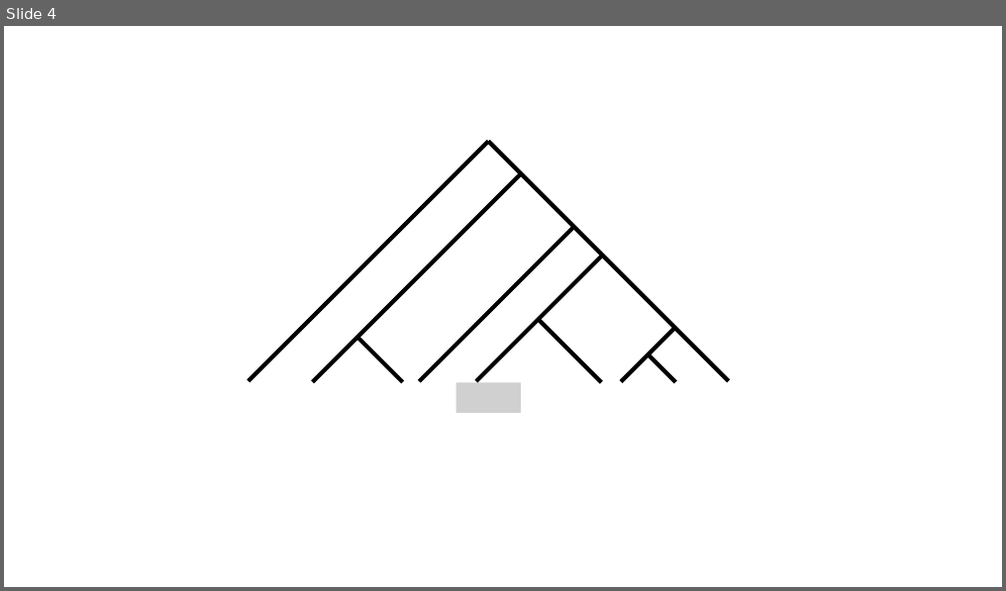
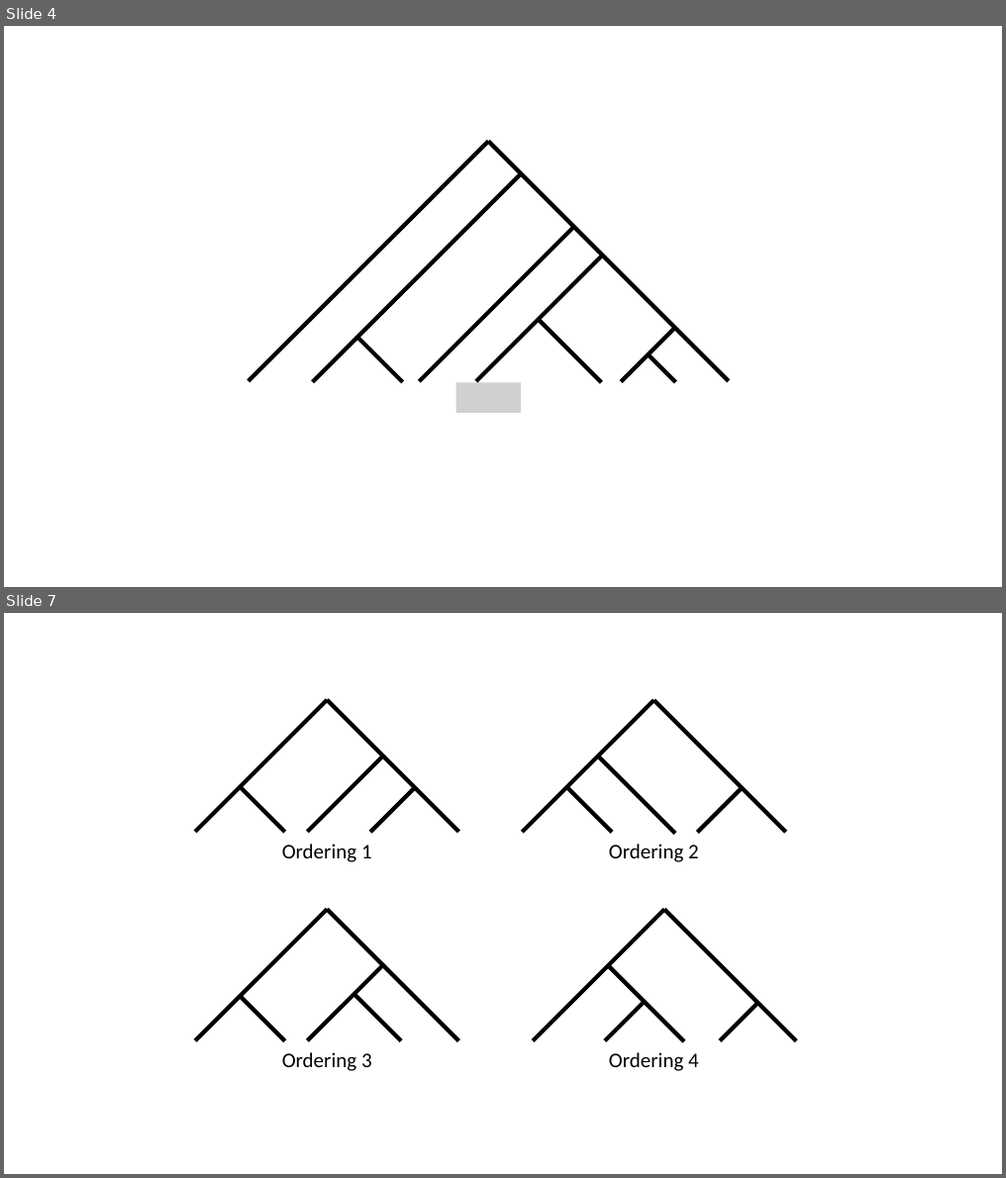
Before and after one commit to niemasd/Dual-Birth-Model, a slide deck: figures/FOR_PAPER/model_figures.pptx. Shown one above the other, each under a label of ours: slide 4 before the commit, slides 4 and 7 after it; the slides between them are not shown. The pictures are 1006x591 and 1006x1178 pixels, drawn with LibreOffice and Linux fonts; fonts in the diff are those of the drawing; grey boxes stand for pictures. Boxes give left, top, right and bottom in pixels: in the first picture for what was removed or moved away, otherwise in the second. Text is boxed around its words. In the diff, an @@ line names an element or a change of style, - is before the commit and + after.

```diff
--- a/figures/FOR_PAPER/model_figures.pptx
+++ b/figures/FOR_PAPER/model_figures.pptx
@@ slide 7 added at (4,613,1002,1174), background #FFFFFF @@
@@ line added from (195, 832) to (327, 700), #000000 4 pt @@
@@ line added from (327, 700) to (459, 832), #000000 4 pt @@
@@ line added from (522, 833) to (653, 700), #000000 4 pt @@
@@ line added from (653, 700) to (785, 833), #000000 4 pt @@
@@ line added from (307, 832) to (384, 755), #000000 4 pt @@
@@ line added from (597, 756) to (675, 833), #000000 4 pt @@
@@ line added from (241, 787) to (285, 833), #000000 4 pt @@
@@ line added from (371, 833) to (415, 787), #000000 4 pt @@
@@ line added from (567, 787) to (612, 833), #000000 4 pt @@
@@ line added from (697, 833) to (743, 787), #000000 4 pt @@
@@ text added at (282,844,372,862), 20 pt, text #000000 @@
+Ordering 1
@@ text added at (609,844,699,862), 20 pt, text #000000 @@
+Ordering 2
@@ line added from (195, 1042) to (327, 909), #000000 4 pt @@
@@ line added from (327, 909) to (459, 1042), #000000 4 pt @@
@@ line added from (533, 1042) to (664, 909), #000000 4 pt @@
@@ line added from (664, 909) to (797, 1042), #000000 4 pt @@
@@ line added from (307, 1042) to (384, 964), #000000 4 pt @@
@@ line added from (607, 964) to (684, 1042), #000000 4 pt @@
@@ line added from (241, 997) to (285, 1042), #000000 4 pt @@
@@ line added from (355, 995) to (402, 1042), #000000 4 pt @@
@@ line added from (605, 1042) to (644, 1002), #000000 4 pt @@
@@ line added from (720, 1042) to (758, 1002), #000000 4 pt @@
@@ text added at (282,1053,372,1071), 20 pt, text #000000 @@
+Ordering 3
@@ text added at (609,1053,699,1071), 20 pt, text #000000 @@
+Ordering 4
```
Also in this commit, not shown: 1 slide changed, 3 other slides added.
